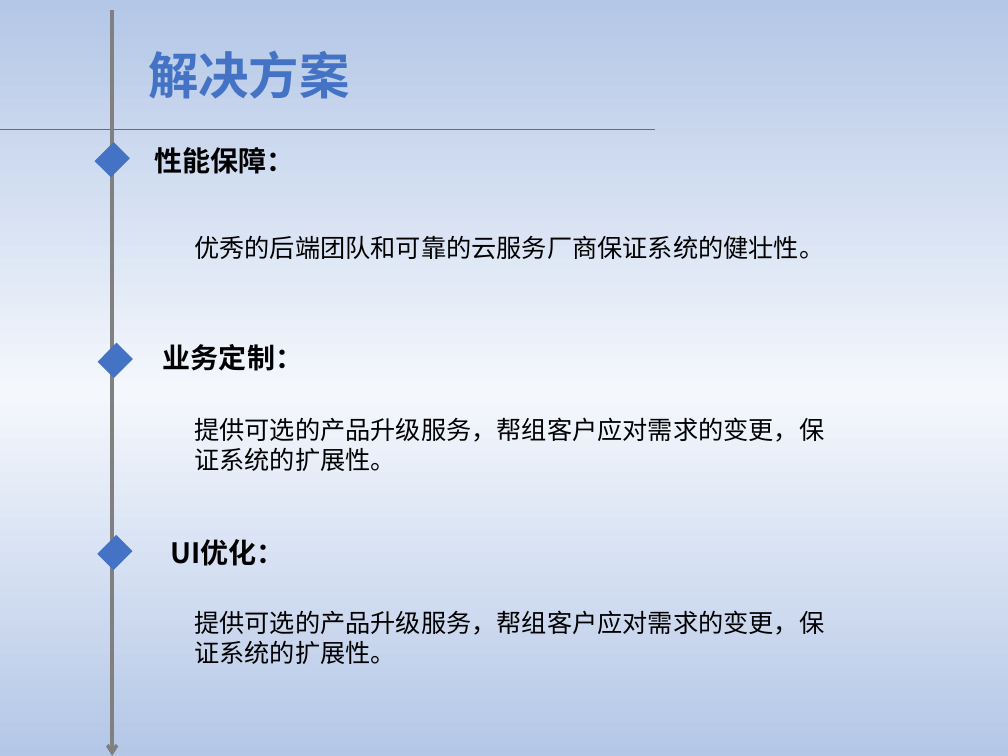
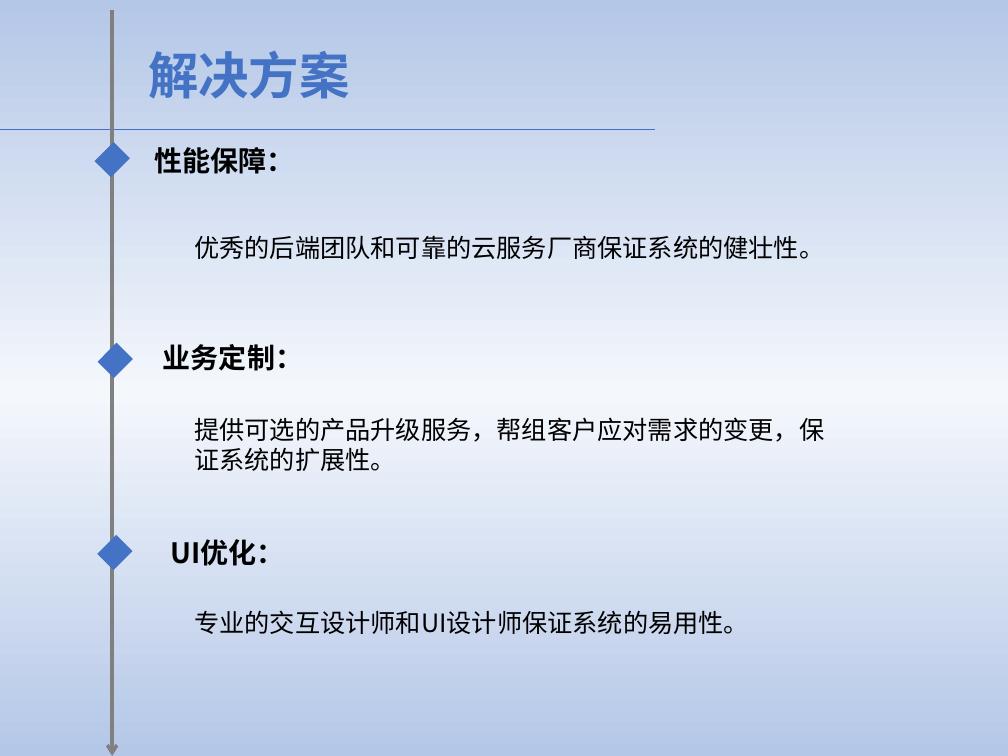
Before and after one commit to rhrgf/customer-show-task-1, a slide deck: slide 6 of 客户演示（第二小组）.pptx. Drawn at 1008x756 pixels with LibreOffice and Linux fonts; fonts in the diff are those of the drawing. Boxes give left, top, right and bottom in pixels: in the first picture for what was removed or moved away, otherwise in the second. Text is boxed around its words. In the diff, an @@ line names an element or a change of style, - is before the commit and + after.

Commit message:
ppt modified.

```diff
--- a/客户演示（第二小组）.pptx
+++ b/客户演示（第二小组）.pptx
@@ text at (194,611,749,634): text changed @@
-提供可选的产品升级服务，帮组客户应对需求的变更，保证系统的扩展性。
+专业的交互设计师和UI设计师保证系统的易用性。
```
Also in this commit, not shown: 3 other slides changed.
